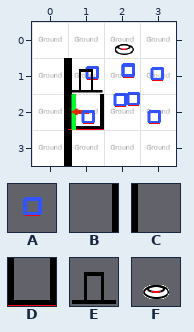
Two states of a Tiled map, CassiopeeUnity/Assets/Worlds/Cassiopee/Data/Level2Room4.tmx. That is the earlier state.
Cells are 50x50 px. Shown: x 0..3, y 0..3.
Key: from "Deco": A 6 "object"; from "Master": B 4 turned 270 "/Base/Wall", C 4 turned 90 "/Base/Wall", D 10 "/Base/CorridorEnd", E 12 "/Base/Door", F 13 "/Base/Button".
_ is an empty cell.
Objects are placed by their top-left corner, in cells (3,4 is the top-left corner of cell 3,4); size is 1x1 cell unless given.
Layers that did not change in this view are not listed.
Layer "Floor 0/Walls2" before, first column x 0:
0 ____
1 BC__
2 BD__
3 BC__
Objects on layer "Floor 0/Objects" before:
F "/Base/Button" at 2,0.1
A "Walkman" at 2.2,0.9
A "Mug" at 2.2,0.9
A "chaise" at 1.2,1
A "chaise" at 3,1
E "/Base/Door" at 1,1
A "Ordi" at 2.3,1.7
A "TableDeReu" at 2,1.7
A "chaise" at 2.9,2.2
A "chaise" at 1.1,2.2
The result:
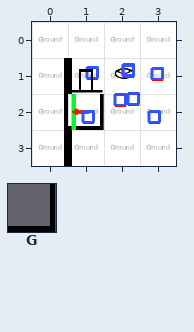
Further tiles: from "Master": G 5 turned 270 "/Base/Corner".
The edit:
Layer "Floor 0/Walls2":
The author changed tile D to tile G in row 2 at x 1.
Layer "Floor 0/Objects":
Object F "/Base/Button" at 2,0.1 becomes F "/Base/Button" at 2,0.7.
Where, in picture pixels (left, top, right, bottom), the same in both pictures:
changed: (115, 44, 134, 79)
changed: (68, 94, 104, 130)
